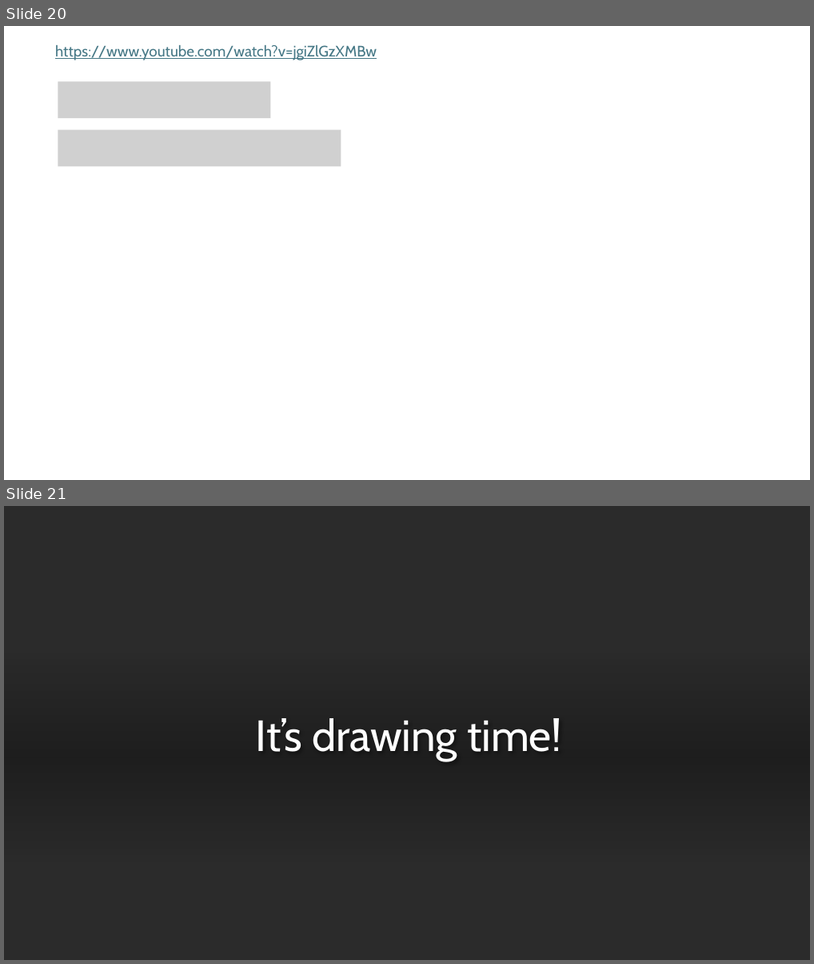
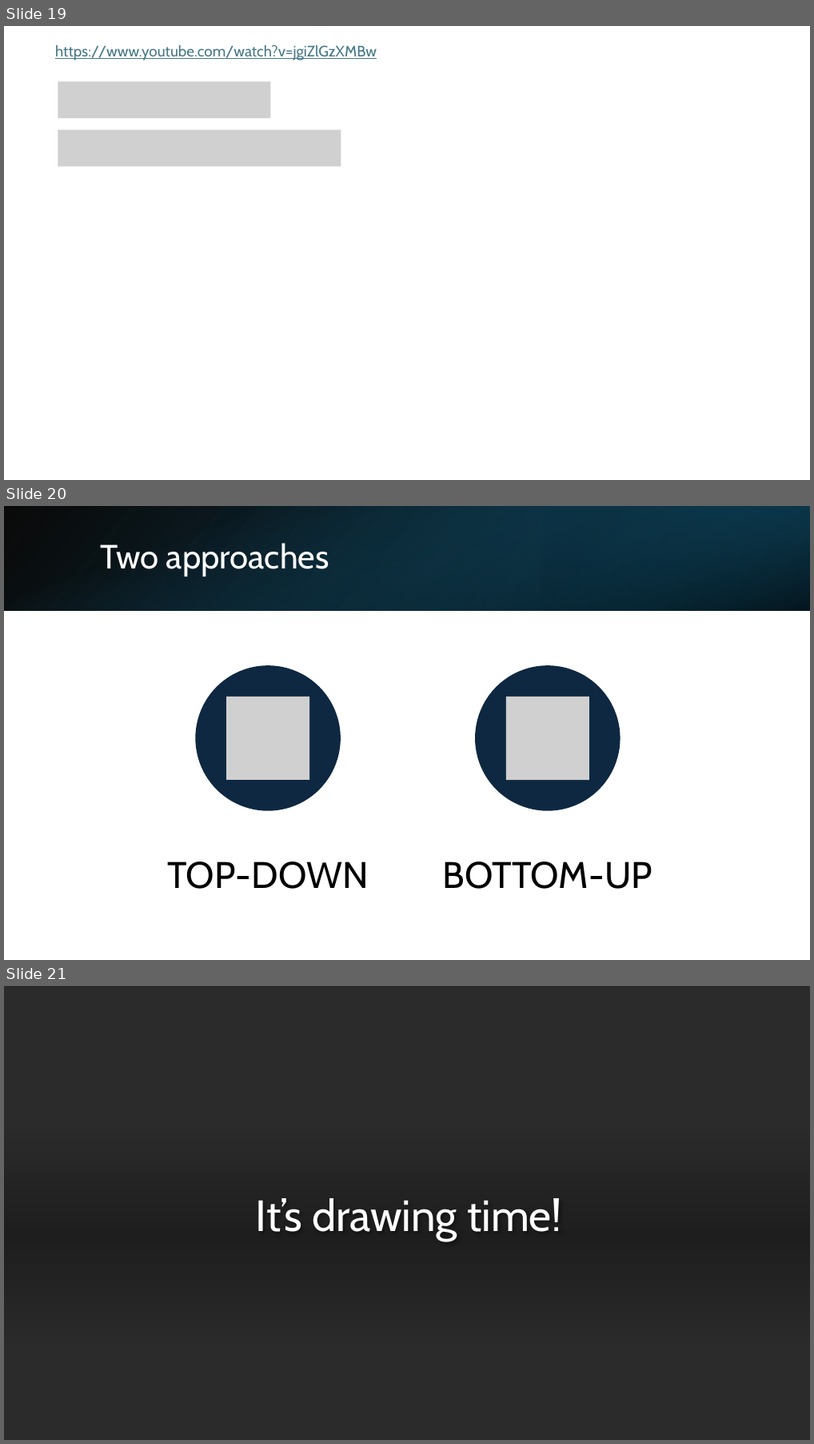
Before and after one commit to RobertNagy299/dsa-i-teaching, a slide deck: MyOwnPresentations/Dynamic_Programming_III.pptx. Shown one above the other, each under a label of ours: slides 20 and 21 before the commit, slides 19, 20 and 21 after it. The pictures are 814x964 and 814x1444 pixels, drawn with LibreOffice and Linux fonts; fonts in the diff are those of the drawing; grey boxes stand for pictures; background and template pictures are left out; a plain dark background stands for a picture behind light text. Boxes give left, top, right and bottom in pixels: in the first picture for what was removed or moved away, otherwise in the second. Text is boxed around its words. In the diff, an @@ line names an element or a change of style, - is before the commit and + after.

```diff
--- a/MyOwnPresentations/Dynamic_Programming_III.pptx
+++ b/MyOwnPresentations/Dynamic_Programming_III.pptx
@@ slide 20 added at (x1=4, y1=506, x2=810, y2=960), background #FFFFFF @@
@@ rectangle added at (x1=4, y1=506, x2=810, y2=610), fill gradient #000000 to #104862 @@
@@ rectangle added at (x1=4, y1=506, x2=810, y2=610), fill gradient #156082 to #000000 @@
@@ rectangle added at (x1=542, y1=506, x2=810, y2=610), fill gradient #0B3041 to #156082 @@
@@ title added at (x1=101, y1=543, x2=330, y2=576), 40 pt, text #FFFFFF @@
+Two approaches
@@ group added at (x1=167, y1=665, x2=653, y2=888): 2 ellipses, 2 pictures, 2 texts @@
+TOP-DOWN
+BOTTOM-UP
@@ what was slide 20 is now slide 19 @@
```
Also in this commit, not shown: 1 slide changed, 40 other slides added, 2 slides removed, 1 other file.
